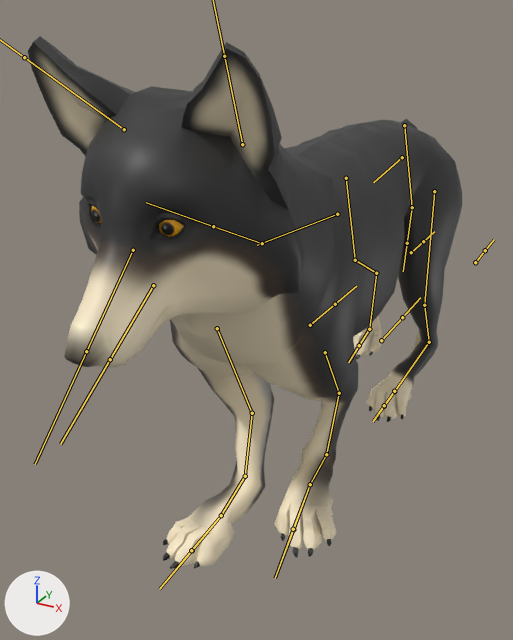
The FBX model Assets/Projet/Animation/Animated_Models/Wolf_Walk.fbx, before and after one commit.
Both versions are drawn from a camera (50 mm lens) standing at (0.5, -1.234, 0.88) and looking at (-0.118, -0.109, 0.318). The lights are fixed; the arrows at lower left show +X, +Y and +Z. Both versions are drawn at frame 26 of the action 'Armature_Wolf|Walk_Wolf'; the numbers are the values there. The bones that bend it are drawn over the model as lines.

In view in the first picture: 'A_Wolf'.
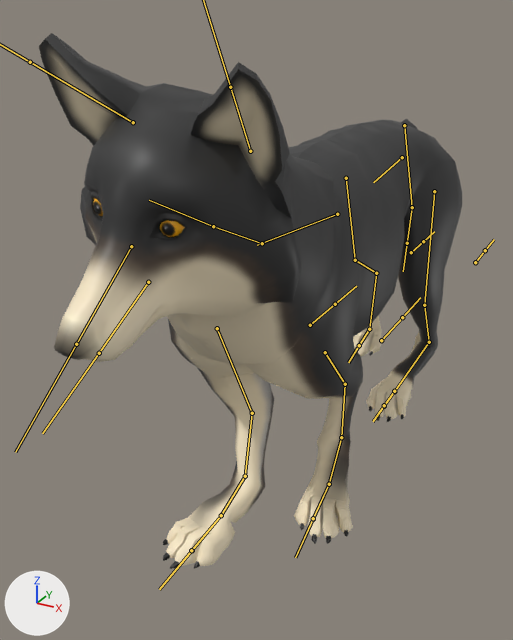
Location of each change, (x1, y1, x2, y2) in pixels of the pictures (513 x 640 px):
```json
{"object": "A_Wolf", "change": "posed", "before": [28, 36, 462, 569], "after": [39, 33, 462, 569]}
{"bone": "Head", "before": "(213, 226) to (146, 202)", "after": "(213, 226) to (149, 200)"}
{"bone": "Ear.R", "before": "(124, 129) to (24, 57)", "after": "(133, 122) to (30, 62)"}
{"bone": "Ear.L", "before": "(242, 144) to (224, 56)", "after": "(250, 151) to (230, 87)"}
{"bone": "Front_Upper_Leg.L", "before": "(325, 352) to (339, 393)", "after": "(325, 352) to (345, 384)"}
{"bone": "Front_Middle_Leg.L", "before": "(339, 393) to (326, 454)", "after": "(345, 384) to (341, 437)"}
{"bone": "Front_Lower_Leg.L", "before": "(326, 454) to (310, 484)", "after": "(341, 437) to (329, 484)"}
{"bone": "Front_Paw.L", "before": "(310, 484) to (293, 529)", "after": "(329, 484) to (313, 519)"}
```

The change, as JSON lines over the scene's bpy script:
```json
{"block": "bone_head", "where": "bone_head = bpy.data.objects['Armature_Wolf'].pose.bones['Head']  # child of 'Neck'"}
{"op": "set", "path": "bone_head.rotation_quaternion", "old": "(1.0, 0.0, 0.0, 0.0)", "new": "(0.999, -0.011, -0.047, -0.008)", "note": "degrees (0, 0, 0) -> degrees (-1, -5, -1)"}
{"block": "bone_ear_r", "where": "bone_ear_r = bpy.data.objects['Armature_Wolf'].pose.bones['Ear.R']  # child of 'Head'"}
{"op": "set", "path": "bone_ear_r.rotation_quaternion", "old": "(0.992, 0.052, -0.034, 0.11)", "new": "(0.979, 0.154, -0.06, 0.121)", "note": "degrees (5, -5, 12) -> degrees (17, -9, 13)"}
{"block": "bone_ear_l", "where": "bone_ear_l = bpy.data.objects['Armature_Wolf'].pose.bones['Ear.L']  # child of 'Head'"}
{"op": "set", "path": "bone_ear_l.rotation_quaternion", "old": "(0.991, 0.078, 0.046, 0.094)", "new": "(0.978, 0.168, 0.091, 0.078)", "note": "degrees (9, 4, 11) -> degrees (20, 9, 11)"}
{"block": "bone_front_upper_leg_l", "where": "bone_front_upper_leg_l = bpy.data.objects['Armature_Wolf'].pose.bones['Front_Upper_Leg.L']  # child of 'Upper_Body'"}
{"op": "set", "path": "bone_front_upper_leg_l.rotation_quaternion", "old": "(0.956, -0.274, -0.1, -0.017)", "new": "(0.941, -0.319, -0.115, 0.0)", "note": "degrees (-32, -12, 1) -> degrees (-38, -13, 4)"}
{"block": "bone_front_middle_leg_l", "where": "bone_front_middle_leg_l = bpy.data.objects['Armature_Wolf'].pose.bones['Front_Middle_Leg.L']  # child of 'Front_Upper_Leg.L'"}
{"op": "set", "path": "bone_front_middle_leg_l.rotation_quaternion", "old": "(0.869, -0.49, -0.004, 0.066)", "new": "(0.934, -0.355, -0.002, 0.047)", "note": "degrees (-59, 3, 7) -> degrees (-42, 2, 5)"}
{"block": "bone_front_lower_leg_l", "where": "bone_front_lower_leg_l = bpy.data.objects['Armature_Wolf'].pose.bones['Front_Lower_Leg.L']  # child of 'Front_Middle_Leg.L'"}
{"op": "set", "path": "bone_front_lower_leg_l.rotation_quaternion", "old": "(0.885, -0.46, -0.001, 0.073)", "new": "(0.937, -0.345, 0.0, 0.056)", "note": "degrees (-55, 4, 8) -> degrees (-40, 2, 6)"}
{"block": "bone_front_paw_l", "where": "bone_front_paw_l = bpy.data.objects['Armature_Wolf'].pose.bones['Front_Paw.L']  # child of 'Front_Lower_Leg.L'"}
{"op": "set", "path": "bone_front_paw_l.rotation_quaternion", "old": "(0.686, 0.7, 0.101, 0.172)", "new": "(0.93, 0.335, 0.026, 0.151)", "note": "degrees (90, -6, 22) -> degrees (39, -3, 17)"}
```
